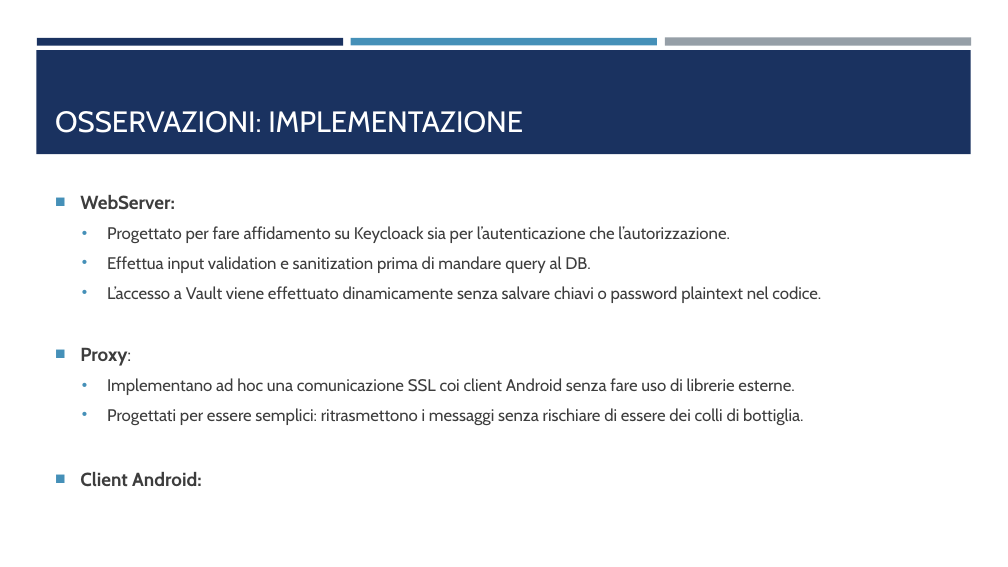
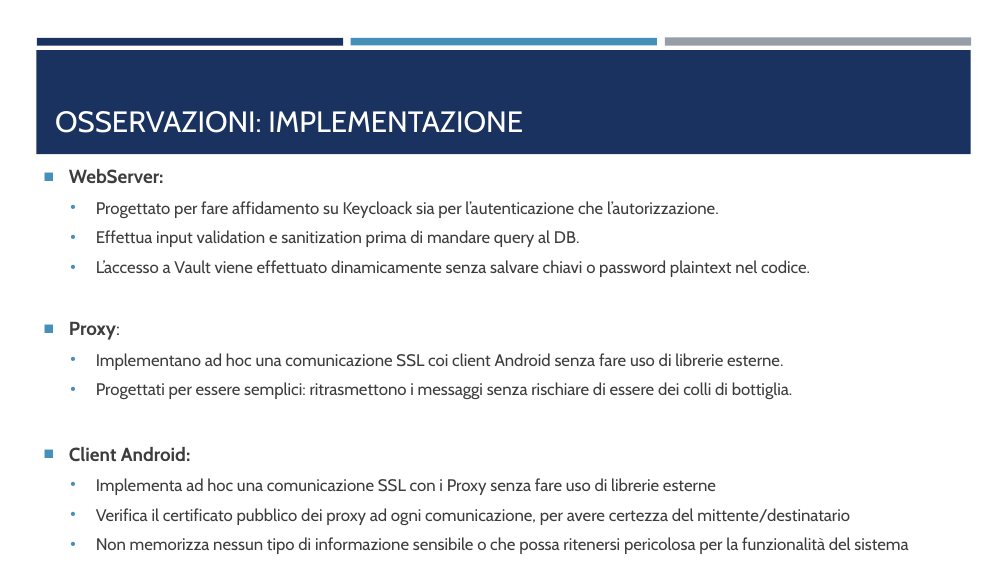
Before and after one commit to gdicecio/LightingOrder, a slide deck: slide 11 of doc/Introduzione.pptx. Drawn at 1008x567 pixels with LibreOffice and Linux fonts; fonts in the diff are those of the drawing. Boxes give left, top, right and bottom in pixels: in the first picture for what was removed or moved away, otherwise in the second. Text is boxed around its words. In the diff, an @@ line names an element or a change of style, - is before the commit and + after.

Commit message:
trusted certificate (solo ProxyRealizzatore)

```diff
--- a/doc/Introduzione.pptx
+++ b/doc/Introduzione.pptx
@@ text "WebServer:": place and size @@
-text "WebServer:" at (80,195,821,487)
+text "WebServer:" at (69,169,908,554)
@@ text at (96,478,908,554): paragraphs added @@
+  • Implementa ad hoc una comunicazione SSL con i Proxy senza fare uso di librerie esterne
+  • Verifica il certificato pubblico dei proxy ad ogni comunicazione, per avere certezza del mittente/destinatario
+  • Non memorizza nessun tipo di informazione sensibile o che possa ritenersi pericolosa per la funzionalità del sistema
```
Also in this commit, not shown: 1 other slide changed, 1 slide added, 1 slide removed, 9 other files.
